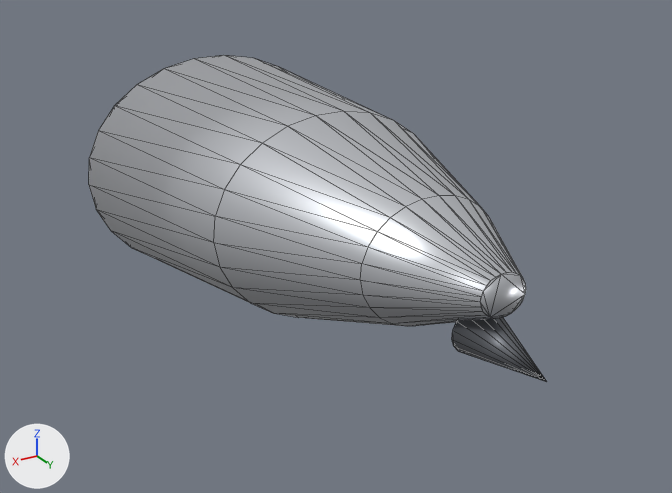
An edit to the glTF model models/f4_nose.glb, drawn before and after from the same camera.
Both versions are drawn from a 50 mm camera at (1.57, 2.58, 1.19) aimed at (0.01, -0.02, -0.11). Lighting does not change. The marker at lower left points along +X, +Y and +Z. The older version comes first. Mesh edges are drawn as thin lines. Vertices at exactly the same position are counted once.

Names of what the first picture shows: 'f4_nose'.
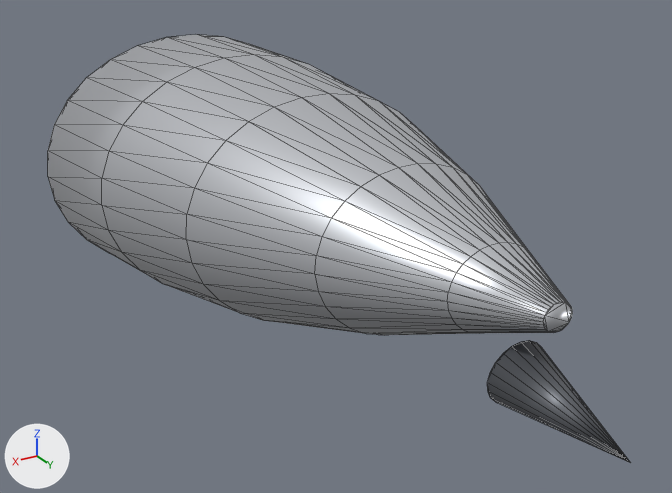
The edits, one by one:
me_nose is used by ob_f4_nose; location (0.0, 0.0, 0.0).
me_nose had 123 vertices, 238 faces and spanned x -0.57..0.57, y -1.07..1.05, z -0.54..0.37.
me_nose now has 201 vertices, 394 faces and spans x -0.67..0.67, y -1.37..1.35, z -0.65..0.43.
me_nose part 1: the loose piece of 104 vertices spanning x -0.57..0.57, y -1.07..0.86, z -0.54..0.37 is rebuilt with 180 vertices and now spans x -0.67..0.67, y -1.37..1.07, z -0.65..0.43.
me_nose part 2: a new loose piece of 21 vertices spanning x -0.1..0.1, y 0.92..1.35, z -0.24..-0.04, in mat_dark (grey #6f7379).
Part 3, on me_nose:
19 vertices are removed from x -0.08..0.08, y 0.74..1.05, z -0.16..0.0.
34 faces are deleted.

What differs and where, as boxes [x1, y1, x2, y2] in the pictures (672 x 493 px):
'f4_nose', reshaped (27% wider, 31% taller): before [89, 55, 546, 381]; after [48, 35, 630, 462]
part 1 of me_nose, rebuilt (20% wider, 11% taller): before [89, 55, 526, 326]; after [48, 35, 573, 335]
part 2 of me_nose, added: after [487, 340, 630, 462]
part 3 of me_nose, deleted: before [452, 317, 546, 381]
